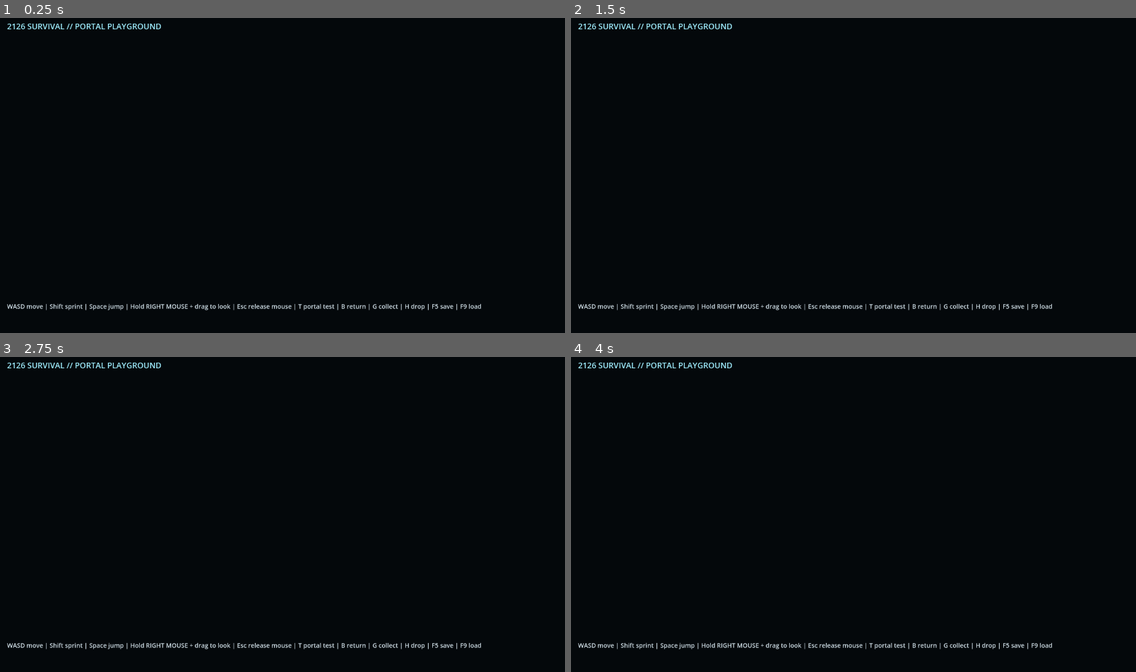
Above: before the commit, frames 1-4 (two rows, left to right).
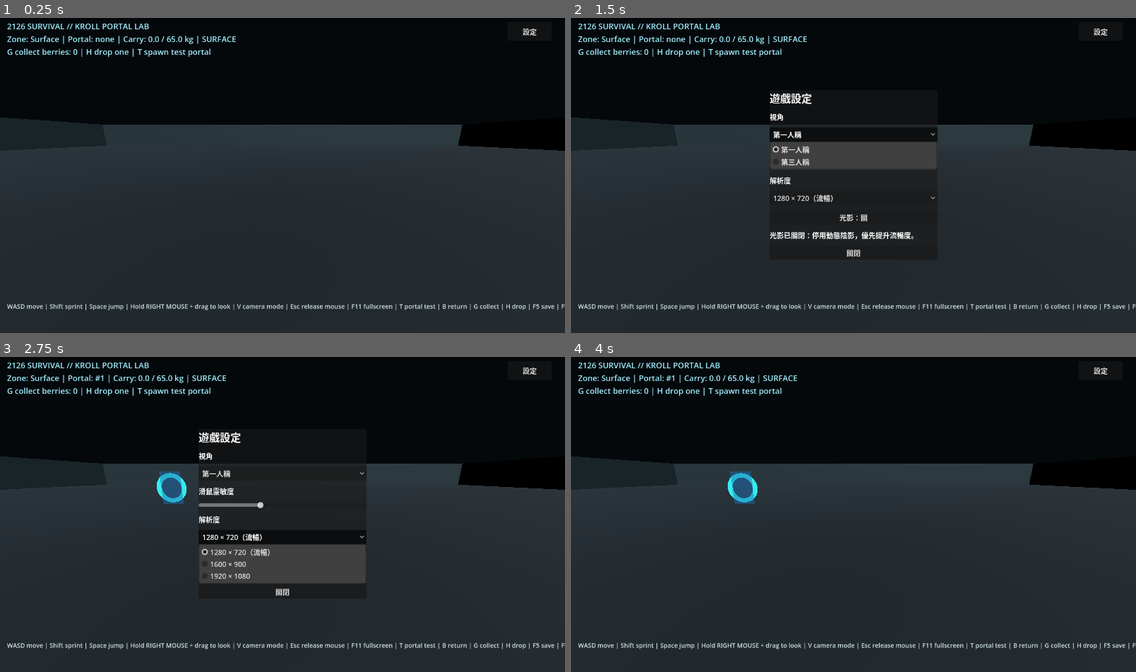
Above: after the commit, the same moments.

Repository: qaqp980520-prog/2126-Survival
Game: Godot game, scene res://prototypes/BackroomsPortalPlayground.tscn
The game is run twice, just before and just after one commit, with the same random seed, the same clock (stepped at 60 frames per second) and the same inputs.
Inputs (mouse positions are in pixels of both pictures, inside the frame that each line leads up to):
- Up to frame 1 (0.25 s): no input
- Up to frame 2 (1.5 s): click (1102, 30) at 0.5 s, where only the run after the commit has a clickable "設定"; click (853, 134) at 1.25 s, where only the run after the commit has a clickable "第一人稱"
- Up to frame 3 (2.75 s): click (282, 536) at 2 s, where only the run after the commit has a clickable "1280 × 720（流暢）"
- Up to frame 4 (4 s): click (853, 555) at 2.75 s, where only the run after the commit has a clickable "光影：關"; click (853, 590) at 3.5 s, where only the run after the commit has a clickable "關閉"

The runs differ from the first frame. In frame 1, 65% of the frame differs, in the area x 0-100%, y 1-100%; in frame 2, 61%; in frame 3, 62%; in frame 4, 65%.
Error before the commit: Parse Error: Used tab character for indentation instead of space as used before in the file. (res://prototypes/BackroomsPortalPlayground.gd:817)

Commit message:
fix(run21): match existing GDScript indentation in save transaction

Diff:
--- a/prototypes/BackroomsPortalPlayground.gd
+++ b/prototypes/BackroomsPortalPlayground.gd
@@ -814,100 +814,100 @@
     return true
 
 func _write_save_atomically(destination_path: String, data: Dictionary) -> bool:
-	if destination_path.strip_edges().is_empty():
-		return false
-	var temporary_path := destination_path + ".tmp"
-	var backup_path := destination_path + ".bak"
-	var destination_absolute := ProjectSettings.globalize_path(destination_path)
-	var temporary_absolute := ProjectSettings.globalize_path(temporary_path)
-	var backup_absolute := ProjectSettings.globalize_path(backup_path)
-
-	# A directory at the temporary path is an obstruction; never touch the current save.
-	if DirAccess.dir_exists_absolute(temporary_absolute):
-		return false
-	if FileAccess.file_exists(temporary_path):
-		if DirAccess.remove_absolute(temporary_absolute) != OK:
-			return false
-
-	var temporary_file := FileAccess.open(temporary_path, FileAccess.WRITE)
-	if temporary_file == null:
-		return false
-	temporary_file.store_string(JSON.stringify(data))
-	temporary_file.flush()
-	var write_error := temporary_file.get_error()
-	temporary_file.close()
-	if write_error != OK:
-		if FileAccess.file_exists(temporary_path):
-			DirAccess.remove_absolute(temporary_absolute)
-		return false
-
-	# Validate the complete temporary payload before moving the current save.
-	var verification_file := FileAccess.open(temporary_path, FileAccess.READ)
-	if verification_file == null:
-		if FileAccess.file_exists(temporary_path):
-			DirAccess.remove_absolute(temporary_absolute)
-		return false
-	var parsed: Variant = JSON.parse_string(verification_file.get_as_text())
-	verification_file.close()
-	if not (parsed is Dictionary):
-		if FileAccess.file_exists(temporary_path):
-			DirAccess.remove_absolute(temporary_absolute)
-		return false
-
-	var moved_existing_save := false
-	if FileAccess.file_exists(destination_path):
-		if DirAccess.dir_exists_absolute(backup_absolute):
-			DirAccess.remove_absolute(temporary_absolute)
-			return false
-		if FileAccess.file_exists(backup_path):
-			if DirAccess.remove_absolute(backup_absolute) != OK:
-				DirAccess.remove_absolute(temporary_absolute)
-				return false
-		if DirAccess.rename_absolute(destination_absolute, backup_absolute) != OK:
-			DirAccess.remove_absolute(temporary_absolute)
-			return false
-		moved_existing_save = true
-	elif DirAccess.dir_exists_absolute(destination_absolute):
-		DirAccess.remove_absolute(temporary_absolute)
-		return false
-
-	if DirAccess.rename_absolute(temporary_absolute, destination_absolute) != OK:
-		if moved_existing_save:
-			DirAccess.rename_absolute(backup_absolute, destination_absolute)
-		if FileAccess.file_exists(temporary_path):
-			DirAccess.remove_absolute(temporary_absolute)
-		return false
-
-	if moved_existing_save and FileAccess.file_exists(backup_path):
-		DirAccess.remove_absolute(backup_absolute)
-	return true
+    if destination_path.strip_edges().is_empty():
+        return false
+    var temporary_path := destination_path + ".tmp"
+    var backup_path := destination_path + ".bak"
+    var destination_absolute := ProjectSettings.globalize_path(destination_path)
+    var temporary_absolute := ProjectSettings.globalize_path(temporary_path)
+    var backup_absolute := ProjectSettings.globalize_path(backup_path)
+
+    # A directory at the temporary path is an obstruction; never touch the current save.
+    if DirAccess.dir_exists_absolute(temporary_absolute):
+        return false
+    if FileAccess.file_exists(temporary_path):
+        if DirAccess.remove_absolute(temporary_absolute) != OK:
+            return false
+
+    var temporary_file := FileAccess.open(temporary_path, FileAccess.WRITE)
+    if temporary_file == null:
+        return false
+    temporary_file.store_string(JSON.stringify(data))
+    temporary_file.flush()
+    var write_error := temporary_file.get_error()
+    temporary_file.close()
+    if write_error != OK:
+        if FileAccess.file_exists(temporary_path):
+            DirAccess.remove_absolute(temporary_absolute)
+        return false
+
+    # Validate the complete temporary payload before moving the current save.
+    var verification_file := FileAccess.open(temporary_path, FileAccess.READ)
+    if verification_file == null:
+        if FileAccess.file_exists(temporary_path):
+            DirAccess.remove_absolute(temporary_absolute)
+        return false
+    var parsed: Variant = JSON.parse_string(verification_file.get_as_text())
+    verification_file.close()
+    if not (parsed is Dictionary):
+        if FileAccess.file_exists(temporary_path):
+            DirAccess.remove_absolute(temporary_absolute)
+        return false
+
+    var moved_existing_save := false
+    if FileAccess.file_exists(destination_path):
+        if DirAccess.dir_exists_absolute(backup_absolute):
+            DirAccess.remove_absolute(temporary_absolute)
+            return false
+        if FileAccess.file_exists(backup_path):
+            if DirAccess.remove_absolute(backup_absolute) != OK:
+                DirAccess.remove_absolute(temporary_absolute)
+                return false
+        if DirAccess.rename_absolute(destination_absolute, backup_absolute) != OK:
+            DirAccess.remove_absolute(temporary_absolute)
+            return false
+        moved_existing_save = true
+    elif DirAccess.dir_exists_absolute(destination_absolute):
+        DirAccess.remove_absolute(temporary_absolute)
+        return false
+
+    if DirAccess.rename_absolute(temporary_absolute, destination_absolute) != OK:
+        if moved_existing_save:
+            DirAccess.rename_absolute(backup_absolute, destination_absolute)
+        if FileAccess.file_exists(temporary_path):
+            DirAccess.remove_absolute(temporary_absolute)
+        return false
+
+    if moved_existing_save and FileAccess.file_exists(backup_path):
+        DirAccess.remove_absolute(backup_absolute)
+    return true
 
 func save_game() -> bool:
-	var data := serialize_world_state()
-	if data.is_empty():
-		return false
-	if not _write_save_atomically(SAVE_PATH, data):
-		return false
-	_update_hud()
-	return true
+    var data := serialize_world_state()
+    if data.is_empty():
+        return false
+    if not _write_save_atomically(SAVE_PATH, data):
+        return false
+    _update_hud()
+    return true
 
 func load_game() -> bool:
-	if not FileAccess.file_exists(SAVE_PATH):
-		var backup_path := SAVE_PATH + ".bak"
-		if not FileAccess.file_exists(backup_path):
-			return false
-		if DirAccess.rename_absolute(ProjectSettings.globalize_path(backup_path), ProjectSettings.globalize_path(SAVE_PATH)) != OK:
-			return false
-	if not FileAccess.file_exists(SAVE_PATH):
-		return false
-	var file := FileAccess.open(SAVE_PATH, FileAccess.READ)
-	if file == null:
-		return false
-	var parsed: Variant = JSON.parse_string(file.get_as_text())
-	file.close()
-	if not (parsed is Dictionary):
-		return false
-	return load_world_state_from_dictionary(parsed)
+    if not FileAccess.file_exists(SAVE_PATH):
+        var backup_path := SAVE_PATH + ".bak"
+        if not FileAccess.file_exists(backup_path):
+            return false
+        if DirAccess.rename_absolute(ProjectSettings.globalize_path(backup_path), ProjectSettings.globalize_path(SAVE_PATH)) != OK:
+            return false
+    if not FileAccess.file_exists(SAVE_PATH):
+        return false
+    var file := FileAccess.open(SAVE_PATH, FileAccess.READ)
+    if file == null:
+        return false
+    var parsed: Variant = JSON.parse_string(file.get_as_text())
+    file.close()
+    if not (parsed is Dictionary):
+        return false
+    return load_world_state_from_dictionary(parsed)
 
 func _update_hud() -> void:
     if status_label == null:
